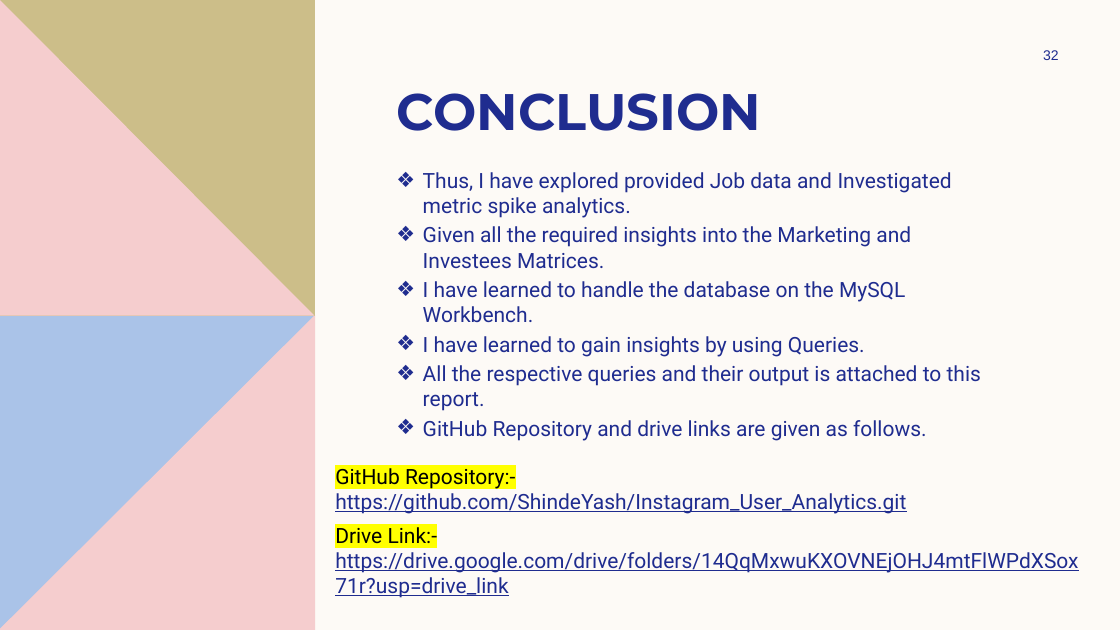
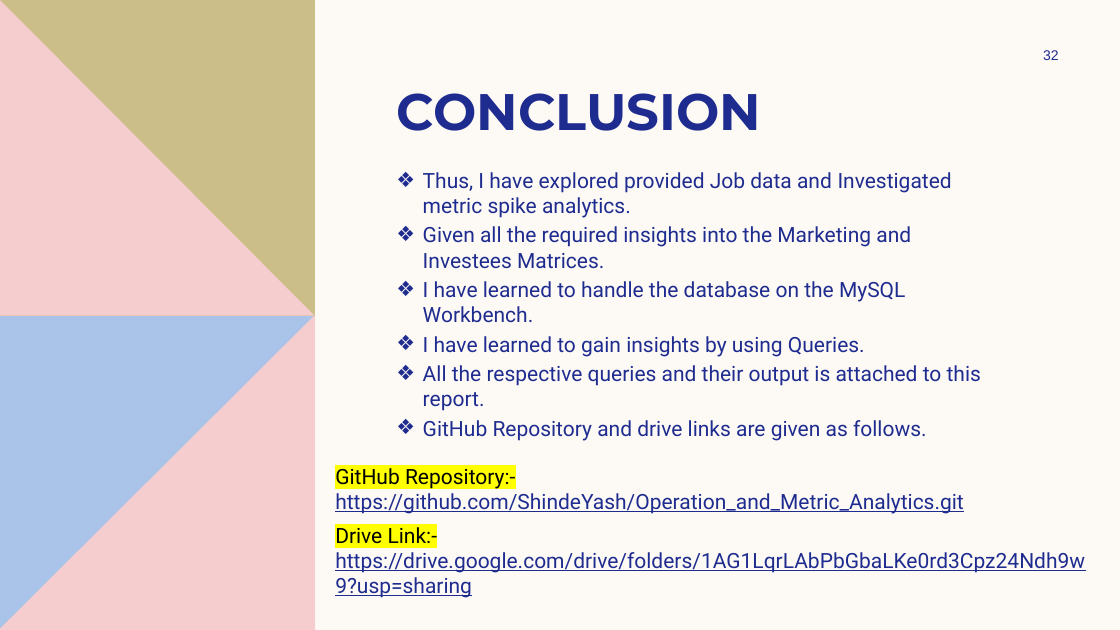
Before and after one commit to ShindeYash/Operation_and_Metric_Analytics, a slide deck: slide 32 of Report - Operation_and_Metric_Analytics.pptx. Drawn at 1120x630 pixels with LibreOffice and Linux fonts; fonts in the diff are those of the drawing. Boxes give left, top, right and bottom in pixels: in the first picture for what was removed or moved away, otherwise in the second. Text is boxed around its words. In the diff, an @@ line names an element or a change of style, - is before the commit and + after.

```diff
--- a/Report - Operation_and_Metric_Analytics.pptx
+++ b/Report - Operation_and_Metric_Analytics.pptx
@@ text at (x1=335, y1=464, x2=964, y2=514): text changed @@
-GitHub Repository:- https://github.com/ShindeYash/Instagram_User_Analytics.git
+GitHub Repository:- https://github.com/ShindeYash/Operation_and_Metric_Analytics.git
@@ text at (x1=335, y1=523, x2=1085, y2=598): text changed @@
-Drive Link:- https://drive.google.com/drive/folders/14QqMxwuKXOVNEjOHJ4mtFlWPdXSox71r?usp=drive_link
+Drive Link:- https://drive.google.com/drive/folders/1AG1LqrLAbPbGbaLKe0rd3Cpz24Ndh9w9?usp=sharing
```
Also in this commit, not shown: 1 other slide changed.
